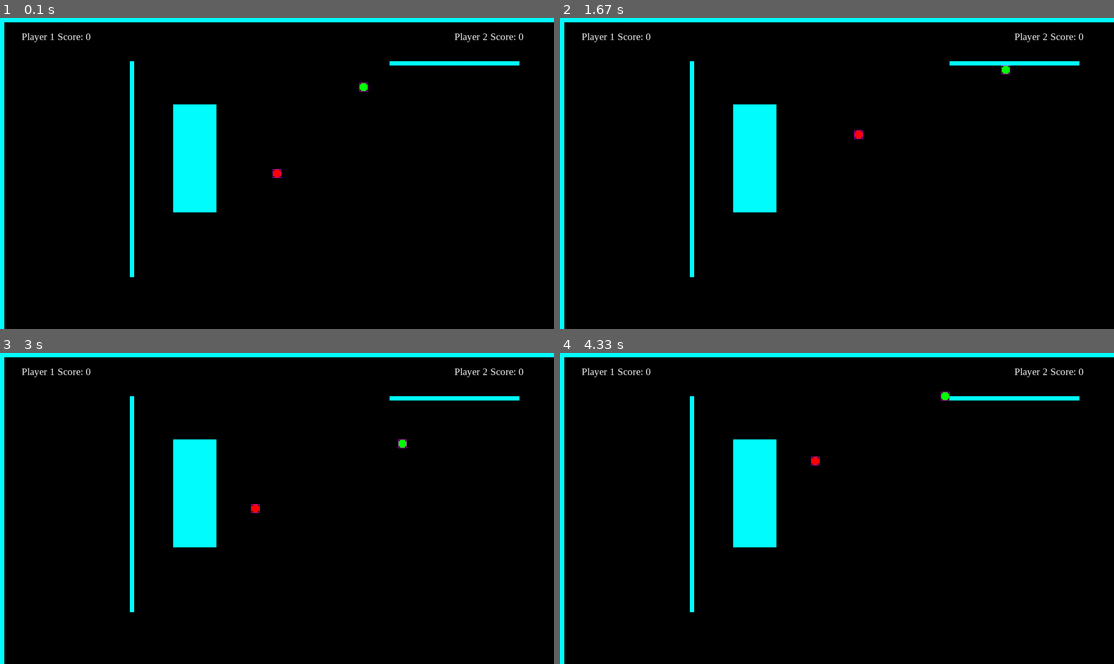
Above: before the commit, frames 1-4 (two rows, left to right).
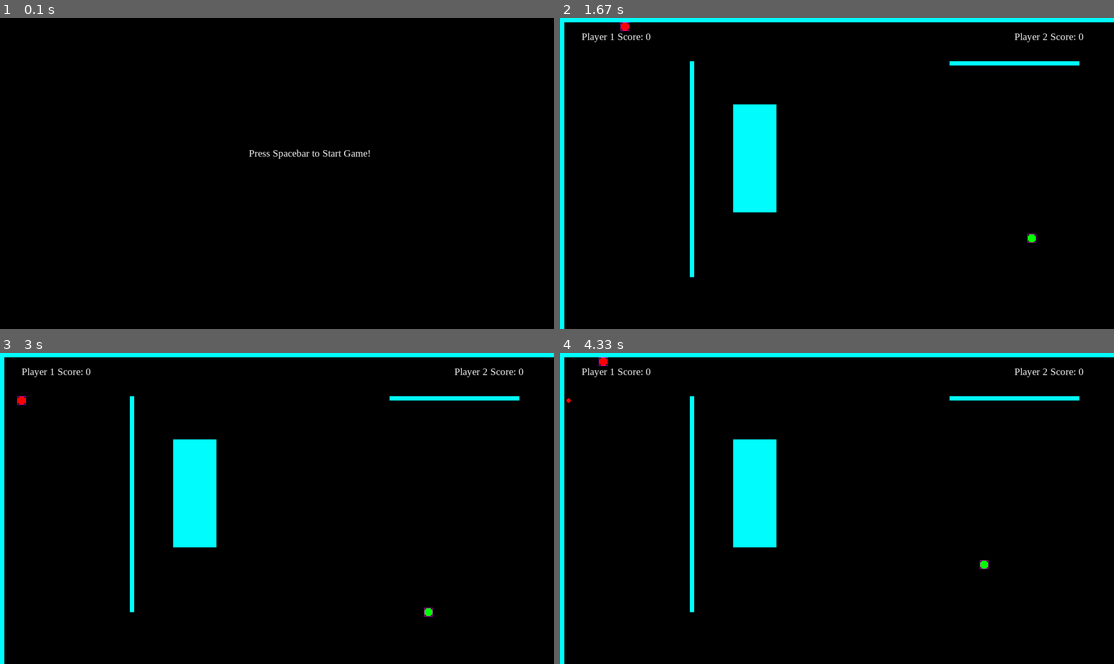
Above: after the commit, the same moments.

Repository: mcelrea/FirstPyGame2022
Game: pygame game, started from main.py
The game is run twice, just before and just after one commit, with the same random seed, the same clock (stepped at 60 frames per second) and the same inputs.
Inputs:
- Up to frame 1 (0.1 s): no input
- Up to frame 2 (1.67 s): tap Space at 0.33, 0.73, 1.03, 1.23, 1.57 s; hold Right 0.67-1.13 s; hold Up 1.17-1.47 s; hold W 1.17-1.47 s; hold Right from 1.5 s (still down); hold D from 1.5 s (still down)
- Up to frame 3 (3 s): tap Space at 1.87, 2.07, 2.37, 2.63, 2.97 s; release Right at 1.97 s; release D at 1.97 s; hold Left 2-2.53 s; hold A 2-2.53 s; hold Down 2.57-2.87 s; hold S 2.57-2.87 s; hold Left from 2.9 s (still down); hold A from 2.9 s (still down)
- Up to frame 4 (4.33 s): tap Space at 3.27, 3.73, 4.13 s; release Left at 3.3 s; release A at 3.3 s; tap F at 3.33 s; hold Up 3.67-4.03 s; hold W 3.67-4.03 s; hold Right from 4.07 s (still down); hold D from 4.07 s (still down)

The runs differ from the first frame. In frame 1, 6.4% of the frame differs, in the area x 0-100%, y 0-100%; in frame 2, 0.2%; in frame 3, 0.2%; in frame 4, 0.2%.

Commit message:
added game states

Diff:
--- a/main.py
+++ b/main.py
@@ -30,15 +30,8 @@
 
 map = [] #a list of rectangles
 bullets = [] #a list of bullets in the game
-"""
-bullets[0] -> x
-bullets[1] -> y
-bullets[2] -> size
-bullets[3] -> player who shot bullet
-bullets[4] -> color
-bullets[5] -> x-velocity
-bullets[6] -> y-velocity
-"""
+gameState = "start" #start, playing, end
+
 
 def drawMap():
     for currentRect in map:
@@ -93,6 +86,7 @@
     player2["y"] = 600;
 
 def updateBullets():
+    global gameState
     for b in bullets:
         #move the bullet
         b["x"] += b["xvel"]
@@ -108,9 +102,13 @@
         bulletRect = pygame.Rect(b["x"] - b["size"], b["y"] - b["size"], b["size"] * 2, b["size"] * 2)
         if pygame.Rect.colliderect(bulletRect, player1Rect) and b["owner"] == "p2":
             player2["score"] += 1
+            if player2["score"] == 2:
+                gameState = "end"
             newRound()
         elif pygame.Rect.colliderect(bulletRect, player2Rect) and b["owner"] == "p1":
             player1["score"] += 1
+            if player1["score"] == 2:
+                gameState = "end"
             newRound()
 
         #check this bullet for collision with every wall
@@ -125,6 +123,21 @@
         return True
     else:
         return False
+
+def checkEndScreenKeyPresses():
+    global gameState
+    keys = pygame.key.get_pressed()
+    if keys[pygame.K_RETURN]:
+        gameState = "start"
+
+def checkStartScreenKeyPresses():
+    global gameState
+    keys = pygame.key.get_pressed()
+    if keys[pygame.K_SPACE]:
+        newRound()
+        player1["score"] = 0
+        player2["score"] = 0
+        gameState = "playing"
 
 def playerMovement():
     keys = pygame.key.get_pressed()
@@ -248,6 +261,25 @@
     textSurface = timesFont.render("Player 2 Score: " + str(player2["score"]), True, (255,255,255))
     screen.blit(textSurface, (1050, 30))
 
+def drawEndScreen():
+    textSurface = timesFont.render("GAME OVER", True, (255,255,255))
+    screen.blit(textSurface, (575, 300))
+    if player1["score"] > player2["score"]:
+        textSurface = timesFont.render("Red Player Wins", True, (255,255,255))
+        screen.blit(textSurface, (575, 350))
+    if player2["score"] > player1["score"]:
+        textSurface = timesFont.render("Green Player Wins", True, (255,255,255))
+        screen.blit(textSurface, (575, 350))
+
+    textSurface = timesFont.render("Press the Enter Key to Continue", True, (255,255,255))
+    screen.blit(textSurface, (575, 400))
+
+
+def drawStartScreen():
+    clearScreen()
+    textSurface = timesFont.render("Press Spacebar to Start Game!", True, (255,255,255))
+    screen.blit(textSurface, (575, 300))
+
 #start of the program
 pygame.init() #start the pygame engine
 pygame.font.init() #start the font engine
@@ -265,23 +297,29 @@
         #if the event is a click on the "x" close button
         if event.type == pygame.QUIT:
             gameOver = True
-
-    #player input
-    playerMovement()
-
-    #ai
-    updateBullets()
-    checkPlayerCollision(player1)
-    checkPlayerCollision(player2)
-
-    #draw code
-    clearScreen()
-    drawMap()
-    drawBullets()
-    drawPlayers()
-    drawPlayerCollisionBox(player1)
-    drawPlayerCollisionBox(player2)
-    drawHUD()
+    if gameState == "start":
+        checkStartScreenKeyPresses()
+        drawStartScreen()
+    if gameState == "end":
+        checkEndScreenKeyPresses()
+        drawEndScreen()
+    if gameState == "playing":
+        #player input
+        playerMovement()
+
+        #ai
+        updateBullets()
+        checkPlayerCollision(player1)
+        checkPlayerCollision(player2)
+
+        #draw code
+        clearScreen()
+        drawMap()
+        drawBullets()
+        drawPlayers()
+        drawPlayerCollisionBox(player1)
+        drawPlayerCollisionBox(player2)
+        drawHUD()
 
     #put all the graphics on the screen
     #should be the LAST LINE of game code
